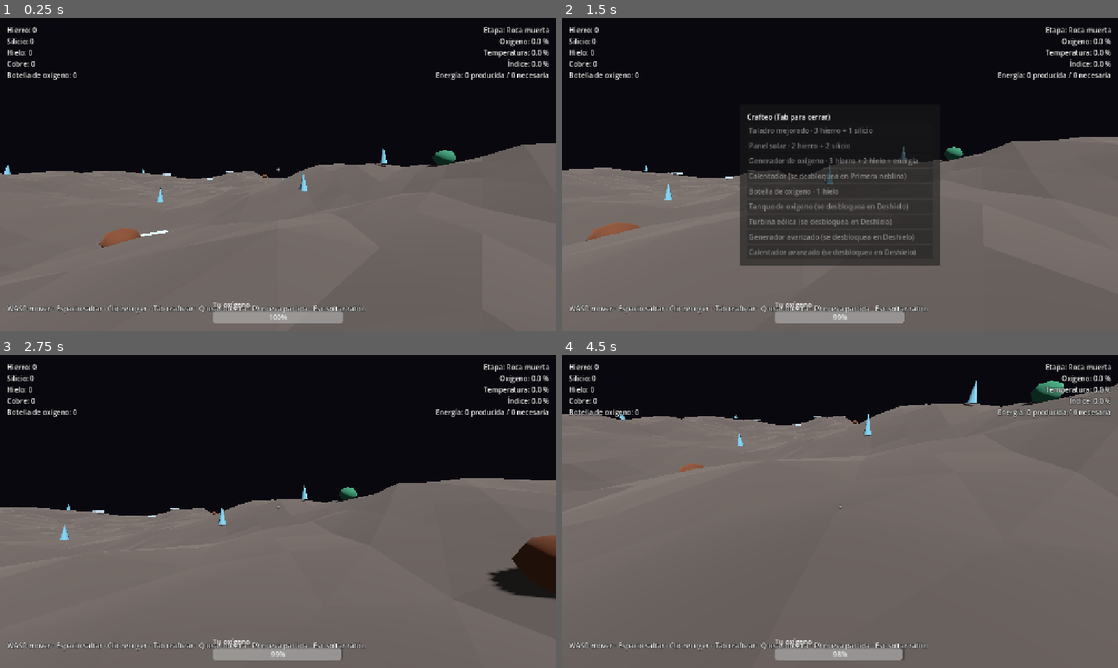
Above: before the commit, frames 1-4 (two rows, left to right).
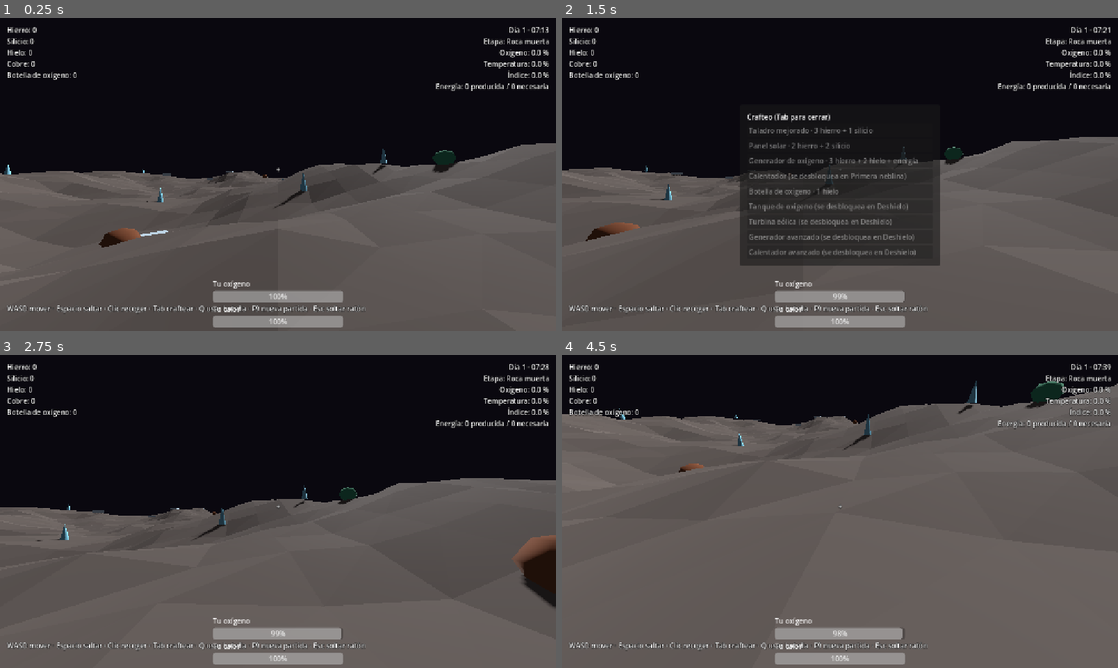
Above: after the commit, the same moments.

Repository: johnlobo/planetform
Game: Godot game, scene res://scenes/main.tscn
Two runs of this game, one before a commit and one after it. Both use one fixed random seed, a clock stepped at 60 frames per second and the inputs below.
Inputs (mouse positions are in pixels of both pictures, inside the frame that each line leads up to):
- Up to frame 1 (0.25 s): no input
- Up to frame 2 (1.5 s): move the mouse to (867, 174) at 0.52 s; hold W (move_forward) 0.53-1.28 s; hold Tab (craft) 0.53-1.28 s; click (867, 174) at 0.67 s; tap Space (jump) at 0.77 s; move the mouse to (728, 190) at 1.27 s; hold S (move_back) from 1.28 s (still down); tap Q (use_bottle) at 1.35 s; click (728, 190) at 1.42 s
- Up to frame 3 (2.75 s): tap Space (jump) at 1.52 s; tap Enter at 2 s; move the mouse to (333, 442) at 2.02 s; release S (move_back) at 2.03 s; hold D (move_right) from 2.03 s (still down); tap C at 2.1 s; click (333, 442) at 2.17 s
- Up to frame 4 (4.5 s): move the mouse to (834, 517) at 2.77 s; release D (move_right) at 2.78 s; hold W (move_forward) 2.78-3.53 s; tap Tab (craft) at 2.85 s; click (834, 517) at 2.92 s; tap Space (jump) at 3.02, 3.5, 3.77 s; move the mouse to (1006, 558) at 3.52 s; hold Q (use_bottle) 3.53-4.28 s; hold A (move_left) from 3.53 s (still down); click (1006, 558) at 3.67 s; tap Enter at 4.25 s; move the mouse to (673, 464) at 4.27 s; tap C at 4.35 s; click (673, 464) at 4.42 s

The runs differ from the first frame. In frame 1, 26% of the frame differs, in the area x 0-100%, y 2-100%; in frame 2, 18%; in frame 3, 12%; in frame 4, 11%.

Commit message:
Ciclo de día y noche con frío nocturno
Un día dura 4 minutos: el sol se mueve y la luz y el cielo se oscurecen
de noche. De noche el calor del jugador baja (menos cuanto más caliente
está el planeta) salvo junto a un calentador, y a 0 de calor el oxígeno
se gasta el triple de rápido. La hora, el día y el calor se guardan.

Co-Authored-By: Claude Opus 5.5 (1M context) <noreply@anthropic.com>
Claude-Session: https://claude.ai/code/session_01CcGUtJbb7KWHGQ7V5qhPzi

Diff:
--- a/scripts/game_state.gd
+++ b/scripts/game_state.gd
@@ -55,6 +55,14 @@
 const TANK_O2_MAX := 200.0
 const PLAYER_O2_DRAIN := 0.5 # por segundo, con el planeta sin oxígeno
 const BOTTLE_REFILL := 50.0
+# Día y noche
+const DAY_LENGTH := 240.0 # segundos por día completo
+const START_TIME := 0.3 # 0 = medianoche, 0.5 = mediodía
+const WARMTH_MAX := 100.0
+const WARMTH_DRAIN := 2.0 # por segundo de noche, con el planeta a 0 % de temperatura
+const WARMTH_REGEN := 5.0 # por segundo de día o junto a un calentador
+const HEATER_RANGE := 8.0 # metros
+const COLD_O2_FACTOR := 3.0 # multiplica el gasto de oxígeno cuando el calor llega a 0
 const SAVE_PATH := "user://partida.json"
 const AUTOSAVE_TIME := 15.0
 
@@ -68,6 +76,11 @@
 var player_oxygen := PLAYER_O2_MAX
 var stage := 0
 var finished := false
+var time_of_day := START_TIME
+var day := 1
+var warmth := WARMTH_MAX
+var _was_night := false
+var _was_frozen := false
 var ui_open := false
 var hint := ""
 # Construcciones colocadas: [{"kind", "x", "y", "z", "rot"}], para el guardado.
@@ -102,11 +115,69 @@
 		planet_changed.emit()
 		_update_stage()
 
-	player_oxygen -= PLAYER_O2_DRAIN * (1.0 - oxygen / 100.0) * delta
+	_update_day_and_cold(delta)
+	var drain := PLAYER_O2_DRAIN * (1.0 - oxygen / 100.0)
+	if warmth <= 0.0:
+		drain *= COLD_O2_FACTOR
+	player_oxygen -= drain * delta
 	if player_oxygen <= 0.0:
 		player_oxygen = player_o2_max()
 		player_suffocated.emit()
 		message.emit("Te quedaste sin oxígeno. Vuelves a la base.")
+
+
+## 1 a mediodía, -1 a medianoche.
+func sun_height() -> float:
+	return sin((time_of_day - 0.25) * TAU)
+
+
+func is_night() -> bool:
+	return sun_height() < 0.0
+
+
+func clock_text() -> String:
+	var minutes := int(time_of_day * 24.0 * 60.0)
+	return "Día %d · %02d:%02d" % [day, minutes / 60, minutes % 60]
+
+
+func _update_day_and_cold(delta: float) -> void:
+	time_of_day += delta / DAY_LENGTH
+	if time_of_day >= 1.0:
+		time_of_day -= 1.0
+		day += 1
+
+	var night := is_night()
+	if night and not _was_night:
+		message.emit("Cae la noche: hace frío, quédate cerca de un calentador.")
+	elif not night and _was_night:
+		message.emit("Amanece.")
+	_was_night = night
+
+	if night and not _near_heater():
+		# Cuanto más caliente está el planeta, menos frío hace de noche.
+		warmth -= WARMTH_DRAIN * (1.0 - temperature / 100.0) * delta
+	else:
+		warmth += WARMTH_REGEN * delta
+	warmth = clampf(warmth, 0.0, WARMTH_MAX)
+
+	var frozen := warmth <= 0.0
+	if frozen and not _was_frozen:
+		message.emit("Estás helado: gastas oxígeno el triple de rápido.")
+	_was_frozen = frozen
+
+
+func _near_heater() -> bool:
+	var player := get_tree().get_first_node_in_group("player") as Node3D
+	if player == null:
+		return false
+	for m in machines:
+		var kind := String(m["kind"])
+		if int(MACHINES[kind]["temperature"]) <= 0:
+			continue
+		var pos := Vector3(float(m["x"]), float(m["y"]), float(m["z"]))
+		if pos.distance_to(player.global_position) <= HEATER_RANGE:
+			return true
+	return false
 
 
 func terraform_index() -> float:
@@ -247,6 +318,9 @@
 		"temperature": temperature,
 		"player_oxygen": player_oxygen,
 		"stage": stage,
+		"time_of_day": time_of_day,
+		"day": day,
+		"warmth": warmth,
 		"finished": finished,
 		"machines": machines,
 	}
@@ -285,6 +359,10 @@
 	temperature = float(data.get("temperature", 0.0))
 	player_oxygen = float(data.get("player_oxygen", PLAYER_O2_MAX))
 	stage = int(data.get("stage", 0))
+	time_of_day = float(data.get("time_of_day", START_TIME))
+	day = int(data.get("day", 1))
+	warmth = float(data.get("warmth", WARMTH_MAX))
+	_was_night = is_night()
 	finished = bool(data.get("finished", false))
 	for m in data.get("machines", []):
 		if typeof(m) == TYPE_DICTIONARY and MACHINES.has(m.get("kind", "")):
@@ -317,6 +395,11 @@
 	player_oxygen = PLAYER_O2_MAX
 	stage = 0
 	finished = false
+	time_of_day = START_TIME
+	day = 1
+	warmth = WARMTH_MAX
+	_was_night = false
+	_was_frozen = false
 	ui_open = false
 	machines = []
 	player_position = null
--- a/scripts/hud.gd
+++ b/scripts/hud.gd
@@ -6,6 +6,7 @@
 var inventory_label: Label
 var planet_label: Label
 var oxygen_bar: ProgressBar
+var warmth_bar: ProgressBar
 var hint_label: Label
 var message_label: Label
 var craft_panel: PanelContainer
@@ -36,7 +37,7 @@
 
 	var oxygen_box := VBoxContainer.new()
 	oxygen_box.set_anchors_and_offsets_preset(Control.PRESET_CENTER_BOTTOM)
-	oxygen_box.position += Vector2(-150, -72)
+	oxygen_box.position += Vector2(-150, -120)
 	oxygen_box.custom_minimum_size = Vector2(300, 0)
 	oxygen_box.mouse_filter = Control.MOUSE_FILTER_IGNORE
 	var oxygen_title := Label.new()
@@ -46,6 +47,14 @@
 	oxygen_bar.custom_minimum_size = Vector2(300, 20)
 	oxygen_bar.mouse_filter = Control.MOUSE_FILTER_IGNORE
 	oxygen_box.add_child(oxygen_bar)
+	var warmth_title := Label.new()
+	warmth_title.text = "Tu calor"
+	oxygen_box.add_child(warmth_title)
+	warmth_bar = ProgressBar.new()
+	warmth_bar.max_value = Game.WARMTH_MAX
+	warmth_bar.custom_minimum_size = Vector2(300, 20)
+	warmth_bar.mouse_filter = Control.MOUSE_FILTER_IGNORE
+	oxygen_box.add_child(warmth_bar)
 	add_child(oxygen_box)
 
 	_build_craft_panel()
@@ -66,8 +75,9 @@
 func _process(delta: float) -> void:
 	oxygen_bar.max_value = Game.player_o2_max()
 	oxygen_bar.value = Game.player_oxygen
+	warmth_bar.value = Game.warmth
 	hint_label.text = Game.hint
-	planet_label.text = "Etapa: %s\nOxígeno: %.1f %%\nTemperatura: %.1f %%\nÍndice: %.1f %%\nEnergía: %d producida / %d necesaria" % [
+	planet_label.text = Game.clock_text() + ("  (noche)" if Game.is_night() else "") + "\nEtapa: %s\nOxígeno: %.1f %%\nTemperatura: %.1f %%\nÍndice: %.1f %%\nEnergía: %d producida / %d necesaria" % [
 		Game.STAGES[Game.stage]["name"], Game.oxygen, Game.temperature,
 		Game.terraform_index(), Game.energy_supply(), Game.energy_demand()]
 	if message_timer > 0.0:
--- a/scripts/main.gd
+++ b/scripts/main.gd
@@ -49,10 +49,15 @@
 
 func _process(_delta: float) -> void:
 	var t := Game.terraform_index() / 100.0
-	environment.background_color = sky_colors.sample(t)
-	environment.ambient_light_color = sky_colors.sample(t).lightened(0.3)
+	# 1 de día, 0 de noche, con una transición suave alrededor del horizonte.
+	var daylight := clampf(Game.sun_height() * 3.0 + 0.5, 0.0, 1.0)
+	var sky := sky_colors.sample(t)
+	environment.background_color = sky.darkened(0.85 * (1.0 - daylight))
+	environment.ambient_light_color = sky.lightened(0.3).darkened(0.7 * (1.0 - daylight))
 	ground_material.albedo_color = ground_colors.sample(t)
-	sun.light_energy = lerpf(0.6, 1.2, t)
+	sun.light_energy = lerpf(0.6, 1.2, t) * daylight
+	sun.rotation_degrees.x = -10.0 - 70.0 * maxf(Game.sun_height(), 0.0)
+	sun.rotation_degrees.y = 30.0 + Game.time_of_day * 360.0
 	if water.visible:
 		# El agua sube entre el 60 % y el 100 % del índice.
 		var w := clampf((Game.terraform_index() - 60.0) / 40.0, 0.0, 1.0)
Not shown, changed: README.md
